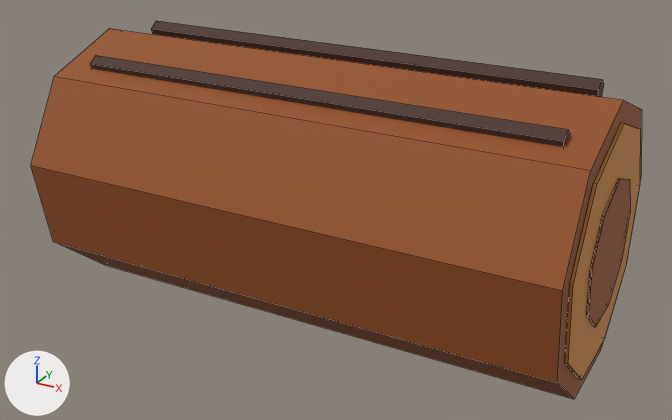
One commit to the Blender file art/source/log.blend: the scene before it, then after it.
The view is the same before and after, from a 50 mm camera at (0.772, -1.388, 0.82) aimed at (0.016, -0.012, 0.132). Arrows for +X, +Y and +Z are at lower left; the lights stay in place. The picture after the commit comes second. Mesh edges are drawn as thin lines.

Objects in the first picture: 'Bark', 'Bark ridge', 'Bark ridge.001', 'End grain.001', 'Heartwood.001'.
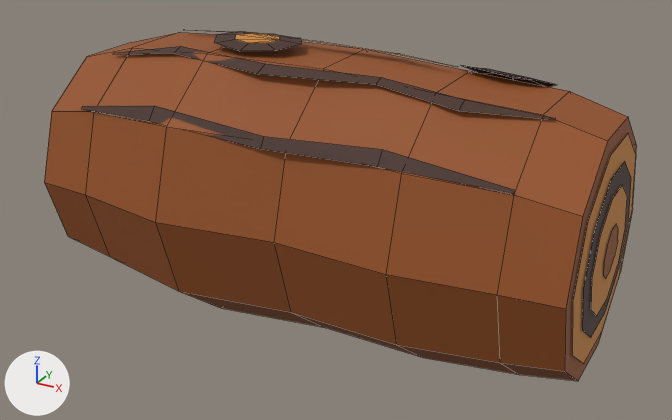
What changed in the scene script:
```text
Change me_cone_074:
    used by ob_bark; location = (0.0, 0.0, 0.16); rotation_euler = (1.571, 0.0, 1.571), in degrees (90, 0, 90)
    remove me_cone_074.from_pydata(...)  # 18 vertices, 11 faces; spans x -0.246..0.246, y -0.235..0.25, z -0.5..0.5
    add me_cone_074.from_pydata(...)  # 70 vertices, 62 faces; spans x -0.5..0.5, y -0.262..0.259, z -0.095..0.415
    me_cone_074 part 1: the whole mesh is rebuilt
Add me_end_grain_core_001:
    me_end_grain_core_001.from_pydata([(0.509, 0.108, 0.16), (0.509, 0.087, 0.223), (0.509, 0.033, 0.263), (0.509, -0.033, 0.263), (0.509, -0.087, 0.223), (0.509, -0.108, 0.16), (0.509, -0.087, 0.097), (0.509, -0.033, 0.057), (0.509, 0.033, 0.057), (0.509, 0.087, 0.097)], [], [(0, 1, 2, 3, 4, 5, 6, 7, 8, 9)])
    me_end_grain_core_001.materials.append(mat_woodlight)  # orange #cc8739
Add me_end_grain_ring_001:
    me_end_grain_ring_001.from_pydata([(0.506, 0.145, 0.16), (0.506, 0.117, 0.245), (0.506, 0.045, 0.298), (0.506, -0.045, 0.298), (0.506, -0.117, 0.245), (0.506, -0.145, 0.16), (0.506, -0.117, 0.075), (0.506, -0.045, 0.022), (0.506, 0.045, 0.022), (0.506, 0.117, 0.075)], [], [(0, 1, 2, 3, 4, 5, 6, 7, 8, 9)])
    me_end_grain_ring_001.materials.append(mat_wooddark)  # brown #462c23
Add me_pale_cut_end_001:
    me_pale_cut_end_001.from_pydata([(0.503, 0.19, 0.16), (0.503, 0.154, 0.272), (0.503, 0.059, 0.341), (0.503, -0.059, 0.341), (0.503, -0.154, 0.272), (0.503, -0.19, 0.16), (0.503, -0.154, 0.048), (0.503, -0.059, -0.021), (0.503, 0.059, -0.021), (0.503, 0.154, 0.048)], [], [(0, 1, 2, 3, 4, 5, 6, 7, 8, 9)])
    me_pale_cut_end_001.materials.append(mat_woodlight)  # orange #cc8739
Add me_bark_knot_center:
    me_bark_knot_center.from_pydata([(-0.097, -0.0124, 0.4346), (-0.1096, -0.0356, 0.4328), (-0.14, -0.0482, 0.432), (-0.1704, -0.043, 0.4342), (-0.183, -0.0227, 0.4366), (-0.1704, 0.0007, 0.4365), (-0.14, 0.0133, 0.4353), (-0.1096, 0.0078, 0.4351), (-0.097, -0.0124, 0.4346)], [], [(0, 1, 2), (0, 2, 3), (0, 3, 4), (0, 4, 5), (0, 5, 6), (0, 6, 7)])
    me_bark_knot_center.materials.append(mat_woodlight)  # orange #cc8739
Add me_lower_side_bark:
    me_lower_side_bark.from_pydata([(-0.42, -0.18, 0.311), (-0.42, -0.183, 0.307), (-0.24, -0.192, 0.343), (-0.24, -0.21, 0.32), (-0.02, -0.19, 0.323), (-0.02, -0.201, 0.305), (0.19, -0.183, 0.335), (0.19, -0.2, 0.313), (0.4, -0.18, 0.31), (0.4, -0.184, 0.305)], [], [(0, 1, 3, 2), (2, 3, 5, 4), (4, 5, 7, 6), (6, 7, 9, 8)])
    me_lower_side_bark.materials.append(mat_wooddark)  # brown #462c23
Add me_warm_split_bark:
    me_warm_split_bark.from_pydata([(-0.36, 0.058, 0.411), (-0.36, 0.053, 0.412), (-0.22, 0.057, 0.421), (-0.22, 0.039, 0.426), (-0.05, 0.05, 0.425), (-0.05, 0.036, 0.427), (0.1, 0.066, 0.417), (0.1, 0.046, 0.421), (0.22, 0.037, 0.416), (0.22, 0.033, 0.417)], [], [(0, 1, 3, 2), (2, 3, 5, 4), (4, 5, 7, 6), (6, 7, 9, 8)])
    me_warm_split_bark.materials.append(mat_woodlight)  # orange #cc8739
Add me_broken_upper_bark:
    me_broken_upper_bark.from_pydata([(-0.42, -0.082, 0.389), (-0.42, -0.086, 0.387), (-0.27, -0.072, 0.416), (-0.27, -0.093, 0.409), (-0.08, -0.087, 0.412), (-0.08, -0.113, 0.4), (0.13, -0.069, 0.412), (0.13, -0.087, 0.405), (0.28, -0.084, 0.401), (0.28, -0.108, 0.39), (0.42, -0.07, 0.389), (0.42, -0.074, 0.388)], [], [(0, 1, 3, 2), (2, 3, 5, 4), (4, 5, 7, 6), (6, 7, 9, 8), (8, 9, 11, 10)])
    me_broken_upper_bark.materials.append(mat_wooddark)  # brown #462c23
Change ob_bark:
    ob_bark.rotation_euler: (1.571, 0.0, 1.571) -> (0.0, 0.0, 0.0)  # degrees (90, 0, 90) -> degrees (0, 0, 0)
    ob_bark.location: (0.0, 0.0, 0.16) -> (0.0, 0.0, 0.0)
Remove ob_end_grain_001:
    ob_end_grain_001 = bpy.data.objects.new('End grain.001', me_cone_077)
Remove ob_heartwood_001:
    ob_heartwood_001 = bpy.data.objects.new('Heartwood.001', me_cone_078)
Remove ob_bark_ridge:
    ob_bark_ridge = bpy.data.objects.new('Bark ridge', me_cone_079)
Remove ob_bark_ridge_001:
    ob_bark_ridge_001 = bpy.data.objects.new('Bark ridge.001', me_cone_080)
Add ob_end_grain_core_001:
    ob_end_grain_core_001 = bpy.data.objects.new('End grain core.001', me_end_grain_core_001)
    ob_end_grain_core_001.location = (0.0, 0.0, 0.0)
Add ob_end_grain_ring_001:
    ob_end_grain_ring_001 = bpy.data.objects.new('End grain ring.001', me_end_grain_ring_001)
    ob_end_grain_ring_001.location = (0.0, 0.0, 0.0)
Add ob_pale_cut_end_001:
    ob_pale_cut_end_001 = bpy.data.objects.new('Pale cut end.001', me_pale_cut_end_001)
    ob_pale_cut_end_001.location = (0.0, 0.0, 0.0)
Add ob_bark_knot_rim_001:
    ob_bark_knot_rim_001 = bpy.data.objects.new('Bark knot rim.001', me_bark_knot_rim_001)  # 18 vertices, 8 faces; spans x 0.205..0.375, y 0.032..0.135, z 0.372..0.416; in mat_wooddark (brown #462c23)
    ob_bark_knot_rim_001.location = (0.0, 0.0, 0.0)
Add ob_bark_knot_center:
    ob_bark_knot_center = bpy.data.objects.new('Bark knot center', me_bark_knot_center)
    ob_bark_knot_center.location = (0.0, 0.0, 0.0)
Add ob_bark_knot_rim:
    ob_bark_knot_rim = bpy.data.objects.new('Bark knot rim', me_bark_knot_rim)  # 18 vertices, 8 faces; spans x -0.225..-0.055, y -0.075..0.041, z 0.423..0.437; in mat_wooddark (brown #462c23)
    ob_bark_knot_rim.location = (0.0, 0.0, 0.0)
Add ob_lower_side_bark:
    ob_lower_side_bark = bpy.data.objects.new('Lower side bark', me_lower_side_bark)
    ob_lower_side_bark.location = (0.0, 0.0, 0.0)
Add ob_warm_split_bark:
    ob_warm_split_bark = bpy.data.objects.new('Warm split bark', me_warm_split_bark)
    ob_warm_split_bark.location = (0.0, 0.0, 0.0)
Add ob_broken_upper_bark:
    ob_broken_upper_bark = bpy.data.objects.new('Broken upper bark', me_broken_upper_bark)
    ob_broken_upper_bark.location = (0.0, 0.0, 0.0)
```

Changed parts and their boxes (x1, y1, x2, y2) in the pictures (672 x 420 px):
'Bark', reshaped, moved, turned: before (31, 28, 642, 399); after (44, 32, 637, 381)
'Bark ridge', deleted (brown): before (90, 55, 570, 147)
'Bark ridge.001', deleted (brown): before (151, 21, 604, 97)
'End grain.001', deleted (orange): before (565, 122, 640, 380)
'Lower side bark', added: after (81, 106, 514, 193)
'Broken upper bark', added: after (113, 46, 556, 119)
'Heartwood.001', deleted (brown): before (587, 178, 630, 327)
'Pale cut end.001', added (orange): after (572, 133, 636, 363)
'End grain core.001', added (orange): after (591, 185, 627, 316)
'End grain ring.001', added: after (582, 162, 631, 337)
'Bark knot rim', added (brown): after (214, 31, 302, 51)
'Bark knot rim.001', added: after (461, 65, 556, 87)
'Bark knot center', added: after (236, 33, 280, 43)
'Warm split bark', added: after (204, 30, 457, 67)
